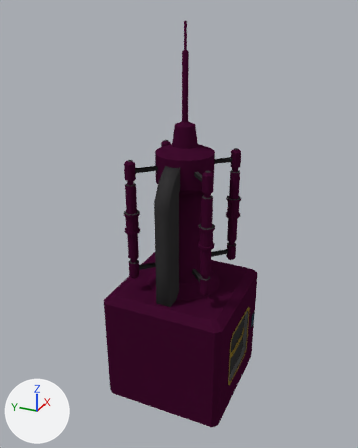
A saved change to the Blender file vape.blend.
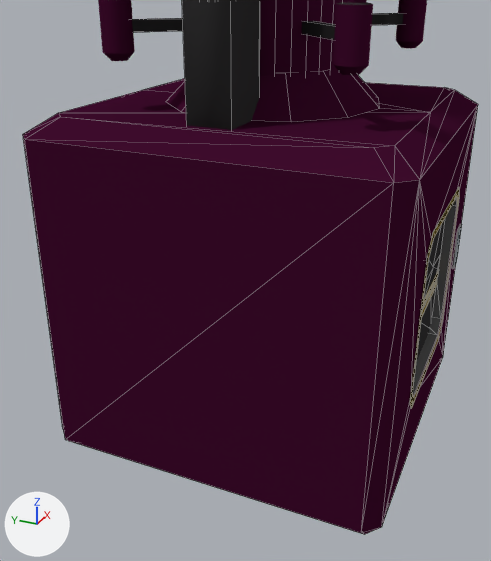
Old and new are each drawn whole from a 50 mm camera at (-8.17, -3.56, 4.1) aimed at (-0.03, 0.11, 0.03) and again close up from a 50 mm camera at (-4.51, -1.81, -0.43) aimed at (-0.99, -0.23, -2.19). Arrows for +X, +Y and +Z are at lower left; the lights stay in place. The close-ups show mesh edges as thin lines.

Script lines for the objects in view, before the commit:
```python
me_cube_003 = bpy.data.meshes.new('Cube.003')
me_cube_003.from_pydata(...)  # 132 vertices, 106 faces; spans x -0.04..0.04, y -1.08..1.08, z -0.79..1.29
me_cube_003.materials.append(mat_moisturevaporator)
me_torus_001 = bpy.data.meshes.new('Torus.001')
me_torus_001.from_pydata(...)  # 24 vertices, 12 faces; spans x -0.75..0.75, y -0.75..0.75, z -0.38..-0.13
me_torus_001.polygons.foreach_set('use_smooth', [True] * 12)
me_torus_001.materials.append(mat_moisturevaporator)
me_untitled = bpy.data.meshes.new('Untitled')
me_untitled.from_pydata(...)  # 717 vertices, 838 faces, 1 loose edge; spans x -1.25..1.25, y -1.26..1.26, z -3.78..3.75
# faces by material slot: [772, 66]
me_untitled.materials.append(mat_moisturevaporator)
me_untitled.materials.append(mat_display)
ob_basement = bpy.data.objects.new('Basement', me_torus_001)
ob_basement.parent = ob_vaporator
ob_basement.location = (0.0, 0.0, -0.881)
ob_rods = bpy.data.objects.new('rods', me_cube_003)
ob_rods.parent = ob_vaporator
ob_rods.location = (0.0, 0.0, 0.0)
ob_rods.rotation_euler = (0.0, 0.0, -0.785)  # degrees (0, 0, -45)
ob_rods.scale = (30.0, 1.0, 1.0)
ob_vaporator = bpy.data.objects.new('Vaporator', me_untitled)
ob_vaporator.location = (0.0, 0.0, 0.0)
# also in view: 'Intake' at (-0.73, 0.0, -0.09); 'Tubes' at (0.0, 0.0, 0.25)
```
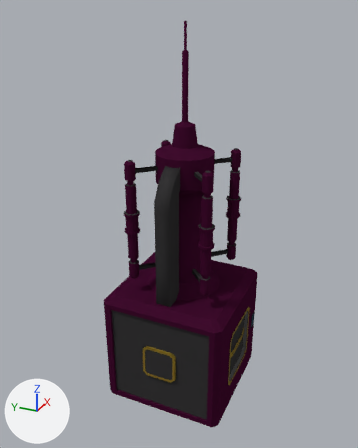
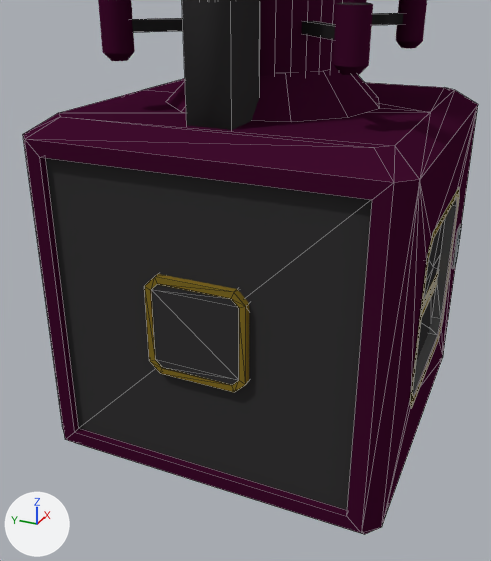
Changed parts and their boxes [x1, y1, x2, y2] in the close-ups (491 x 561 px):
'Upgrade', added: after [144, 274, 249, 392]
part 1 of me_untitled, built on: [25, 139, 394, 533] in both

Diff of the bpy script that builds the scene:
```diff
--- a/vape.blend.py
+++ b/vape.blend.py
@@ me_untitled @@
 # used by ob_vaporator; location = (0.0, 0.0, 0.0)
-me_untitled.from_pydata(...)  # 717 vertices, 838 faces, 1 loose edge; spans x -1.25..1.25, y -1.26..1.26, z -3.78..3.75
+me_untitled.from_pydata(...)  # 725 vertices, 846 faces, 1 loose edge; spans x -1.25..1.25, y -1.26..1.26, z -3.78..3.75
+# me_untitled part 1
+# 2 faces are deleted
+# 8 vertices are added at x -1.25..-1.2, y -1.04..1.04, z -3.56..-1.49
+# 10 new faces join them, mat_moisturevaporator
 me_untitled.materials.append(mat_moisturevaporator)
@@ me_untitled_001 @@
+me_untitled_001.from_pydata(...)  # 32 vertices, 54 faces; spans x -124.9..-74.9, y -159.8..-90.2, z -34.8..34.8
+me_untitled_001.materials.append(mat_moisturevaporator)
@@ ob_upgrade @@
+ob_upgrade = bpy.data.objects.new('Upgrade', me_untitled_001)
+ob_upgrade.location = (0.0, 1.25, -2.5)
+ob_upgrade.scale = (0.01, 0.01, 0.01)
```
